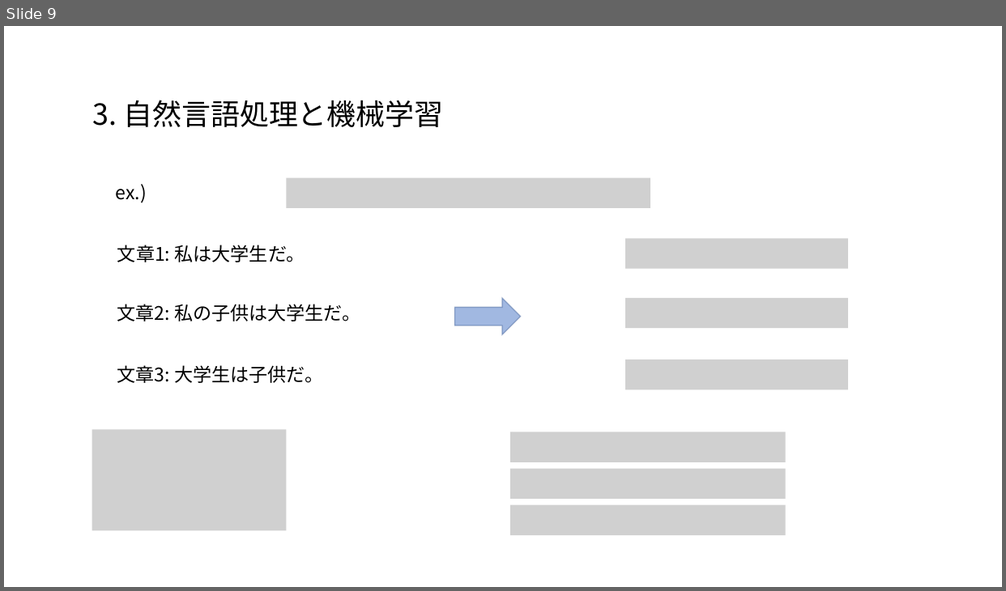
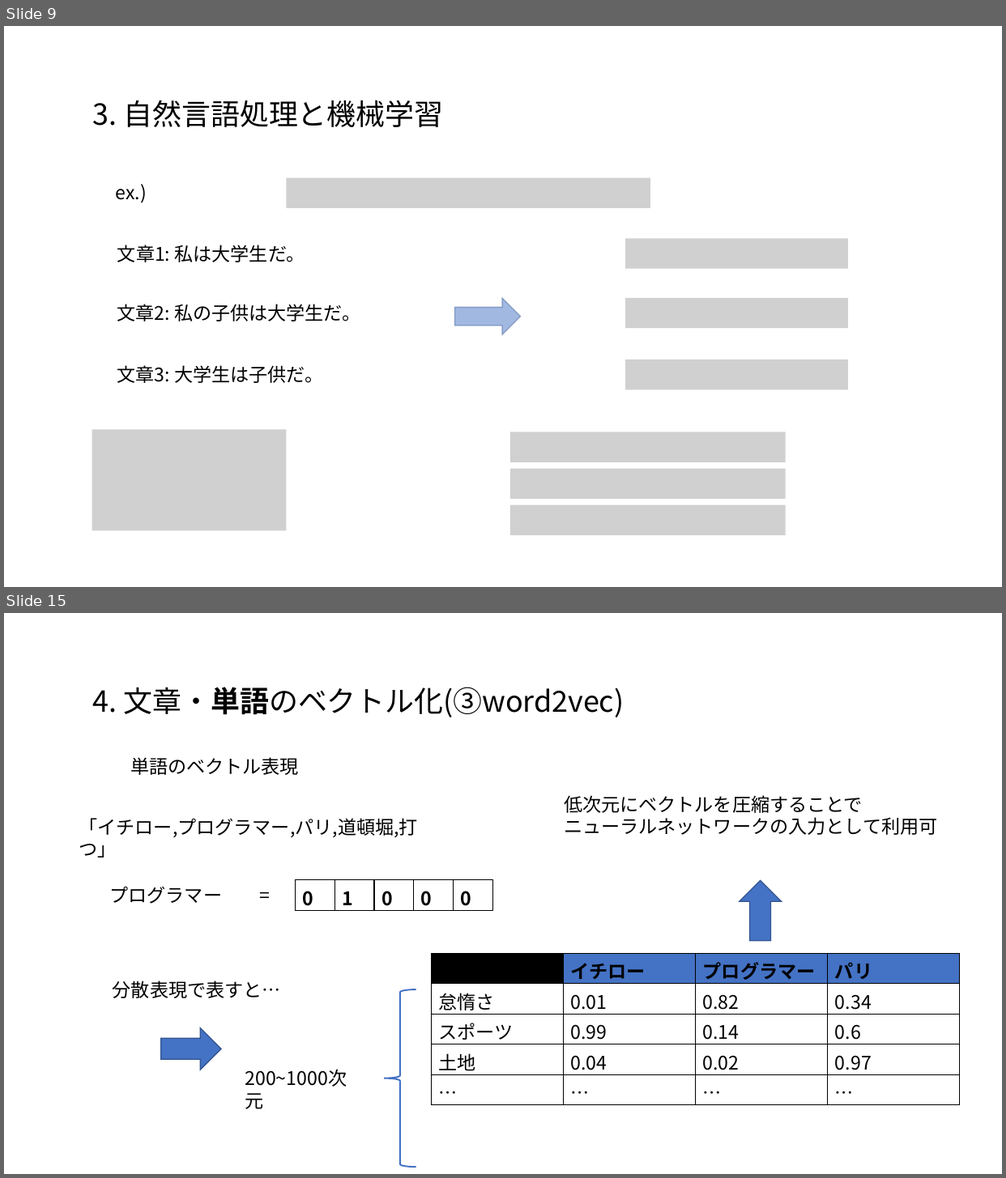
Before and after one commit to satetsu007/NLP_test, a slide deck: doc/NLP.pptx. Shown one above the other, each under a label of ours: slide 9 before the commit, slides 9 and 15 after it; the slides between them are not shown. The pictures are 1006x591 and 1006x1178 pixels, drawn with LibreOffice and Linux fonts; fonts in the diff are those of the drawing; grey boxes stand for pictures. Boxes give left, top, right and bottom in pixels: in the first picture for what was removed or moved away, otherwise in the second. Text is boxed around its words. In the diff, an @@ line names an element or a change of style, - is before the commit and + after.

```diff
--- a/doc/NLP.pptx
+++ b/doc/NLP.pptx
@@ slide 15 added at (4,613,1002,1174), background #FFFFFF @@
@@ text added at (93,687,624,717), 28 pt, text #000000 @@
+4. 文章・単語のベクトル化(③word2vec)
@@ text added at (130,757,299,775), 18 pt, text #000000 @@
+単語のベクトル表現
@@ text added at (564,795,937,835), 18 pt, text #000000 @@
+低次元にベクトルを圧縮することで
+ニューラルネットワークの入力として利用可
@@ text added at (79,818,418,858), 18 pt, text #000000 @@
+「イチロー,プログラマー,パリ,道頓堀,打つ」
@@ text added at (110,887,223,904), 18 pt, text #000000 @@
+プログラマー =
@@ table added at (296,880,493,911), 1 rows, 5 columns @@
+0 | 1 | 0 | 0 | 0
@@ right arrow added at (739,880,782,941), fill #4472C4, outline #325491 1 pt @@
@@ table added at (432,954,961,1105), 5 rows, 4 columns @@
+ | イチロー | プログラマー | パリ
+怠惰さ | 0.01 | 0.82 | 0.34
+スポーツ | 0.99 | 0.14 | 0.6
+土地 | 0.04 | 0.02 | 0.97
+… | … | … | …
@@ text added at (113,981,281,999), 18 pt, text #000000 @@
+分散表現で表すと…
@@ left brace added at (385,990,416,1167), outline #4472C4 1.5 pt @@
@@ right arrow added at (161,1029,222,1071), fill #4472C4, outline #325491 1 pt @@
@@ text added at (245,1069,347,1087), 18 pt, text #000000 @@
+200~1000次元
```
Also in this commit, not shown: 5 slides changed, 28 other slides added, 1 other file.
